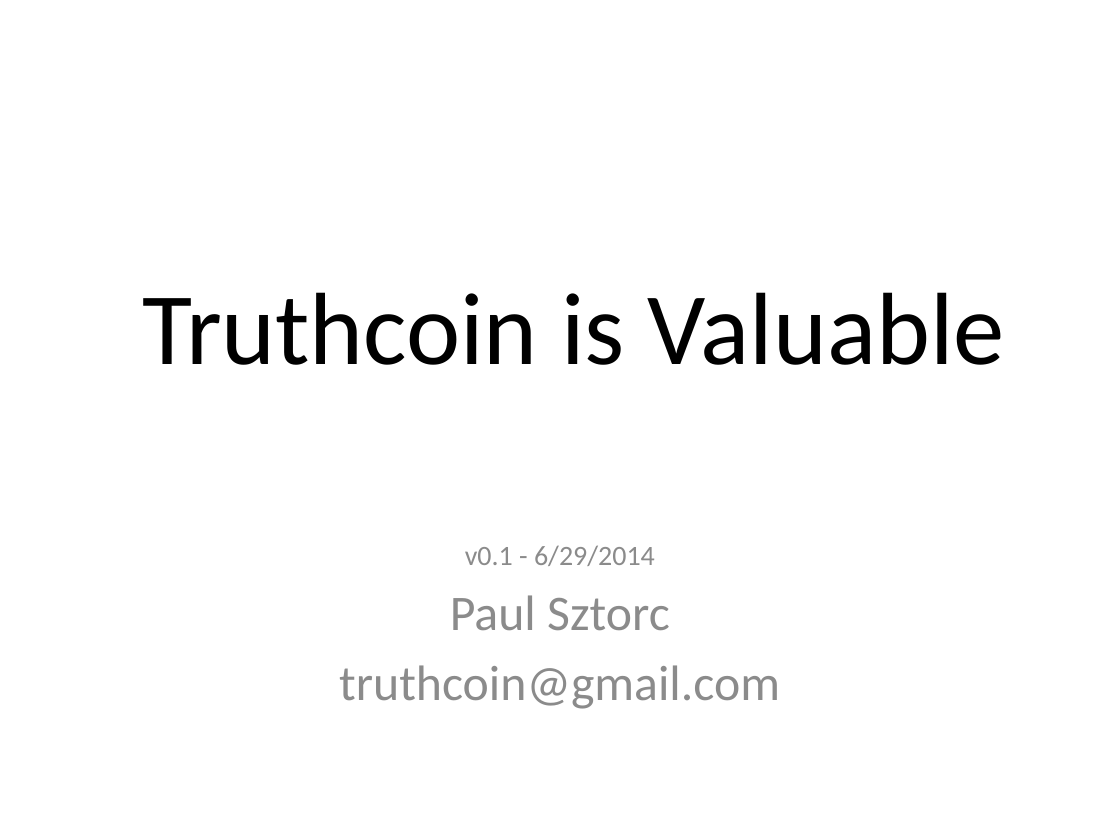
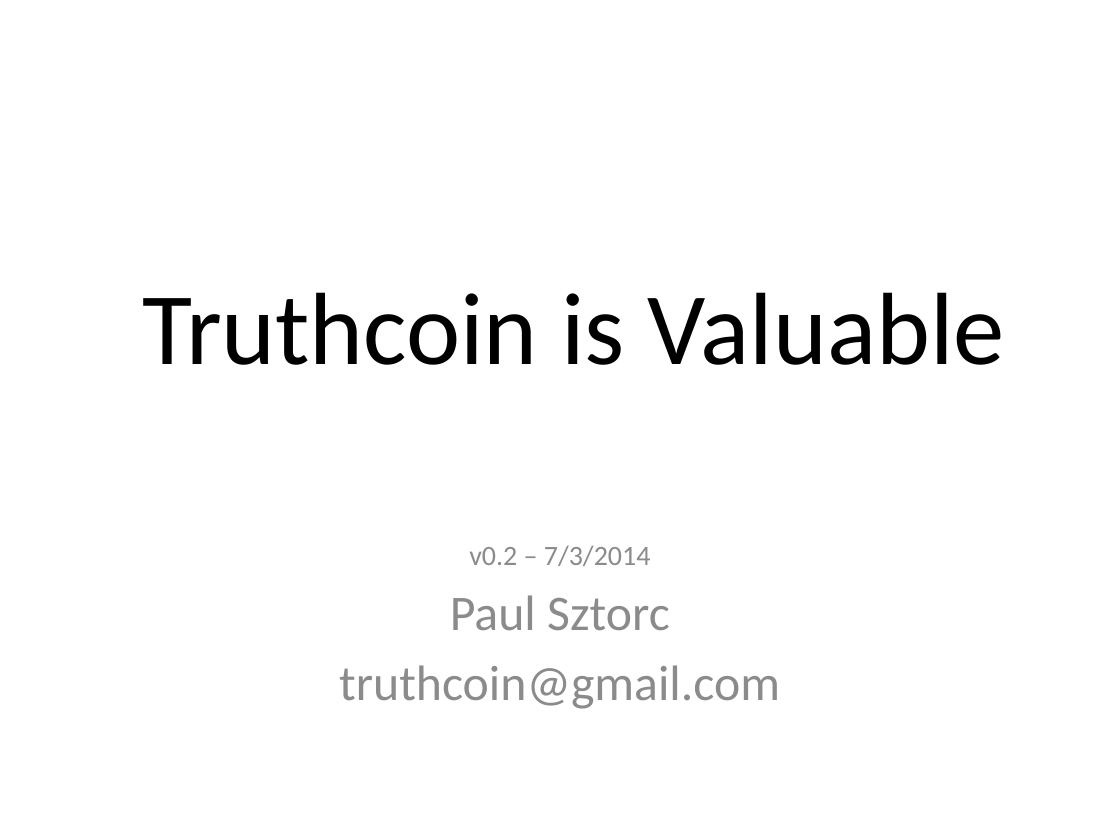
Before and after one commit to psztorc/Truthcoin, a slide deck: slide 1 of docs/TruthcoinValuable.pptx. Drawn at 1120x840 pixels with LibreOffice and Linux fonts; fonts in the diff are those of the drawing. Boxes give left, top, right and bottom in pixels: in the first picture for what was removed or moved away, otherwise in the second. Text is boxed around its words. In the diff, an @@ line names an element or a change of style, - is before the commit and + after.

```diff
--- a/docs/TruthcoinValuable.pptx
+++ b/docs/TruthcoinValuable.pptx
@@ subtitle at [469,545,651,566]: text changed @@
-v0.1 - 6/29/2014
+v0.2 – 7/3/2014
```
Also in this commit, not shown: 4 other slides changed, 1 other file.
